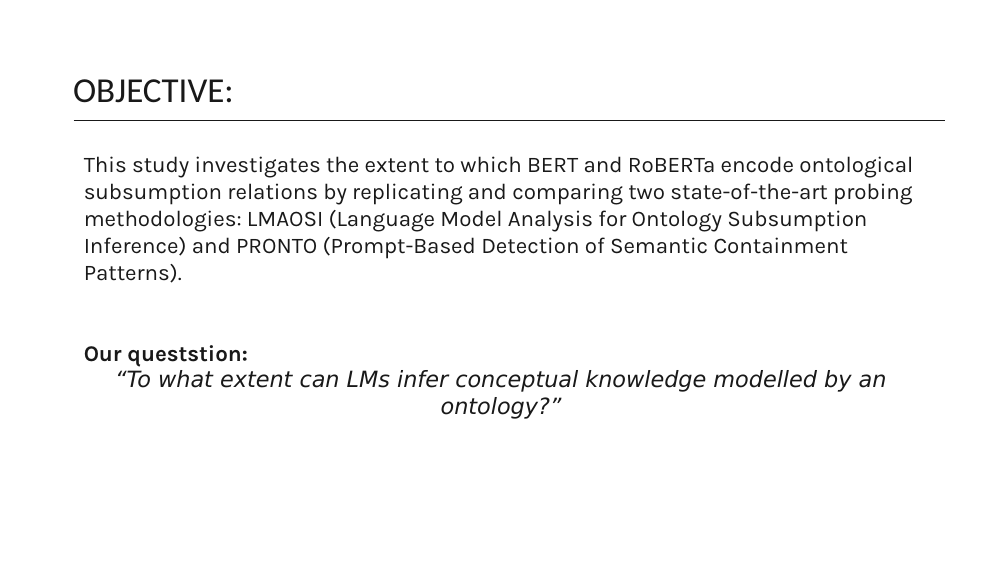
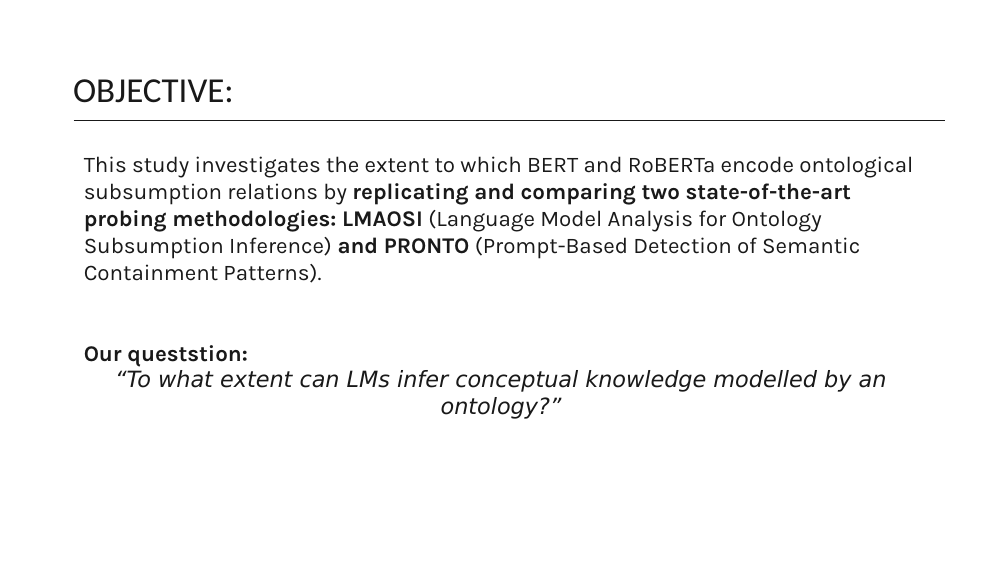
Before and after one commit to VR3ED/data-semantics-project, a slide deck: slide 3 of presentazione progetto.pptx. Drawn at 1008x567 pixels with LibreOffice and Linux fonts; fonts in the diff are those of the drawing; background and template pictures are left out. Boxes give left, top, right and bottom in pixels: in the first picture for what was removed or moved away, otherwise in the second. Text is boxed around its words. In the diff, an @@ line names an element or a change of style, - is before the commit and + after.

```diff
--- a/presentazione progetto.pptx
+++ b/presentazione progetto.pptx
@@ subtitle at (x1=84, y1=156, x2=913, y2=283): bold on in "replicating and comparing two state-of-the-art probing metho ..." @@
```
Also in this commit, not shown: 10 other slides changed, 1 other file.
